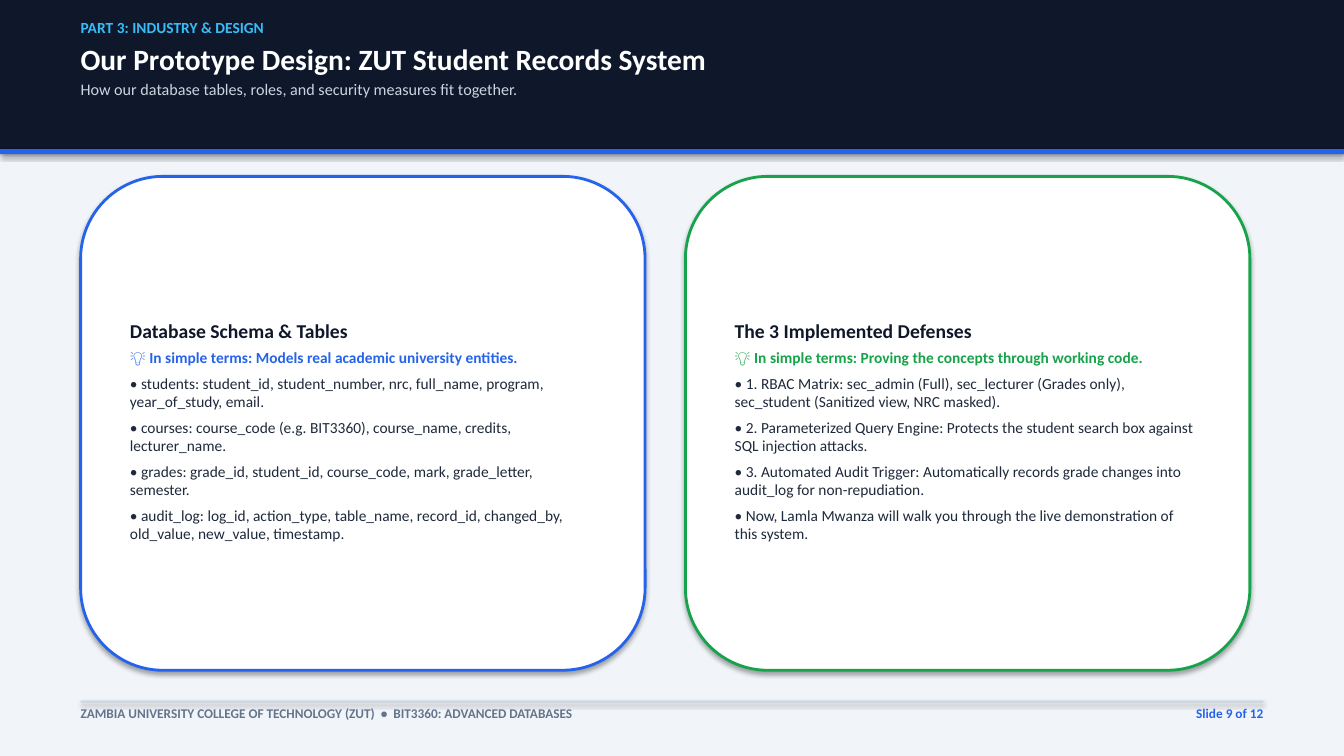
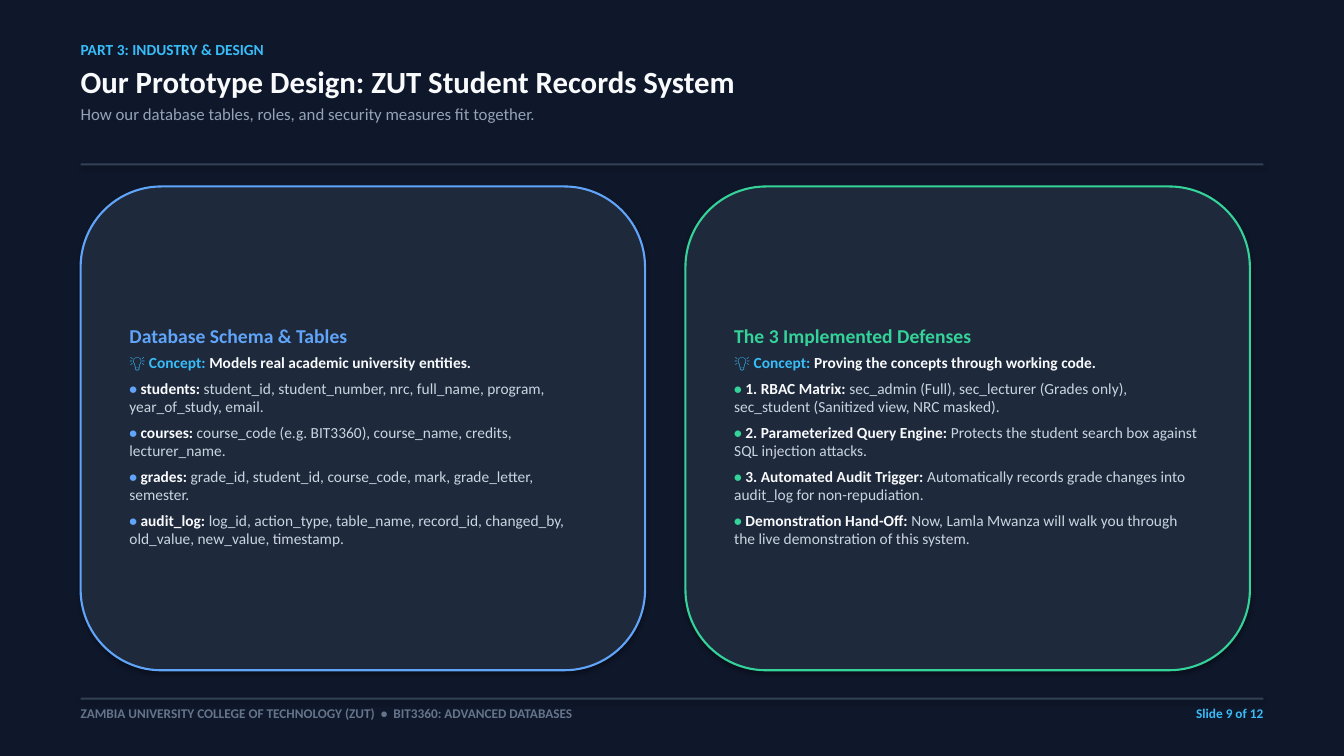
Before and after one commit to comfortpenyengwe-afk/ADA-assignment-for-the-ohns, a slide deck: slide 9 of BIT3360_Database_Security_Presentation.pptx. Drawn at 1344x756 pixels with LibreOffice and Linux fonts; fonts in the diff are those of the drawing. Boxes give left, top, right and bottom in pixels: in the first picture for what was removed or moved away, otherwise in the second. Text is boxed around its words. In the diff, an @@ line names an element or a change of style, - is before the commit and + after.

Commit message:
Apply dark cybersecurity theme to presentation deck and HTML matching Windows Security styling

```diff
--- a/BIT3360_Database_Security_Presentation.pptx
+++ b/BIT3360_Database_Security_Presentation.pptx
@@ rectangle at (x1=0, y1=0, x2=1344, y2=756): fill #F1F5F9 to #0F172A @@
@@ rectangle removed at (x1=0, y1=0, x2=1344, y2=149) @@
@@ text "PART 3: INDUSTRY & DESIGN" moved from (x1=81, y1=23, x2=706, y2=98) to (x1=81, y1=45, x2=734, y2=123) @@
@@ text at (x1=81, y1=71, x2=734, y2=123): size 21 to 22 pt, text colour #FFFFFF to #F8FAFC in "Our Prototype Design: ZUT Student Records System"; size 11.5 to 12 pt, text colour #CBD5E1 to #94A3B8 in "How our database tables, roles, and security ..."; more space between paragraphs @@
@@ rectangle resized from (x1=0, y1=149, x2=1344, y2=154) to (x1=81, y1=163, x2=1263, y2=165) @@
@@ rectangle at (x1=81, y1=163, x2=1263, y2=165): fill #2563EB to #334155 @@
@@ rounded rectangle "Database Schema & Tables" resized from (x1=81, y1=176, x2=645, y2=670) to (x1=81, y1=187, x2=645, y2=670) @@
@@ rounded rectangle "Database Schema & Tables" at (x1=81, y1=187, x2=645, y2=670): fill #FFFFFF to #1E293B; outline #2563EB 2 pt to #60A5FA 1.5 pt @@
@@ rounded rectangle "The 3 Implemented Defenses" resized from (x1=686, y1=176, x2=1250, y2=670) to (x1=686, y1=187, x2=1250, y2=670) @@
@@ rounded rectangle "The 3 Implemented Defenses" at (x1=686, y1=187, x2=1250, y2=670): fill #FFFFFF to #1E293B; outline #16A34A 2 pt to #34D399 1.5 pt @@
@@ text in rounded rectangle at (x1=129, y1=329, x2=564, y2=547): text colour #0F172A to #60A5FA in "Database Schema & Tables"; text colour #1E293B to #60A5FA in "•", "•", "•", "•"; text colour #1E293B to #F8FAFC in "students:", "courses:", "grades:", "audit_log:"; text colour #1E293B to #CBD5E1 in "student_id, student_number, nrc, full_name, program, year_of ...", "course_code (e.g. BIT3360), course_name, credits, lecturer_n ...", "grade_id, student_id, course_code, mark, grade_letter, semes ...", "log_id, action_type, table_name, record_id, changed_by, old_ ..."; bold on in "• students:", "• courses:", "• grades:", "• audit_log:" @@
@@ text in rounded rectangle at (x1=734, y1=329, x2=1197, y2=503): text colour #0F172A to #34D399 in "The 3 Implemented Defenses"; text colour #1E293B to #34D399 in "•", "•", "•"; text colour #1E293B to #F8FAFC in "1. RBAC Matrix:", "2. Parameterized Query Engine:", "3. Automated Audit Trigger:"; text colour #1E293B to #CBD5E1 in "sec_admin (Full), sec_lecturer (Grades only), sec_student (S ...", "Protects the student search box against SQL ...", "Automatically records grade changes into audit_log for ..."; bold on in "• 1. RBAC Matrix:", "• 2. Parameterized Query Engine:", "• 3. Automated Audit Trigger:" @@
@@ text in rounded rectangle at (x1=149, y1=357, x2=471, y2=371): text changed; text colour #2563EB to #F8FAFC @@
-💡 In simple terms: Models real academic university entities.
+💡 Concept: Models real academic university entities.
@@ text in rounded rectangle at (x1=754, y1=357, x2=1096, y2=371): text changed; text colour #16A34A to #F8FAFC @@
-💡 In simple terms: Proving the concepts through working code.
+💡 Concept: Proving the concepts through working code.
@@ text in rounded rectangle at (x1=734, y1=515, x2=1177, y2=547): text changed; text colour #1E293B to #CBD5E1 @@
-• Now, Lamla Mwanza will walk you through the live demonstration of this system.
+• Demonstration Hand-Off: Now, Lamla Mwanza will walk you through the live demonstration of this system.
@@ rectangle at (x1=81, y1=698, x2=1263, y2=700): fill #CBD5E1 to #334155 @@
@@ text "Slide 9 of 12" at (x1=1196, y1=708, x2=1263, y2=718): text colour #2563EB to #38BDF8 @@
```
Also in this commit, not shown: 11 other slides changed, 7 other files.
